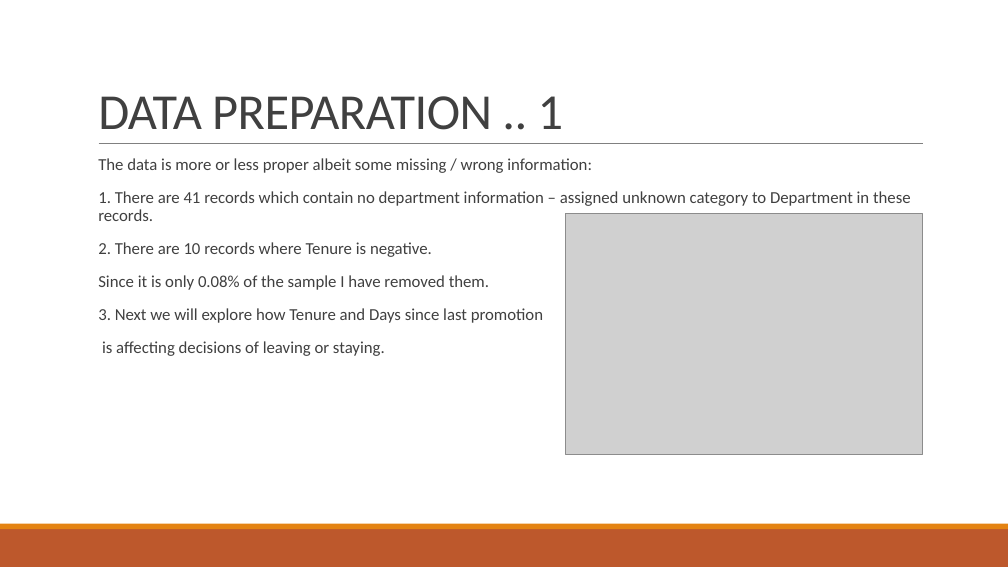
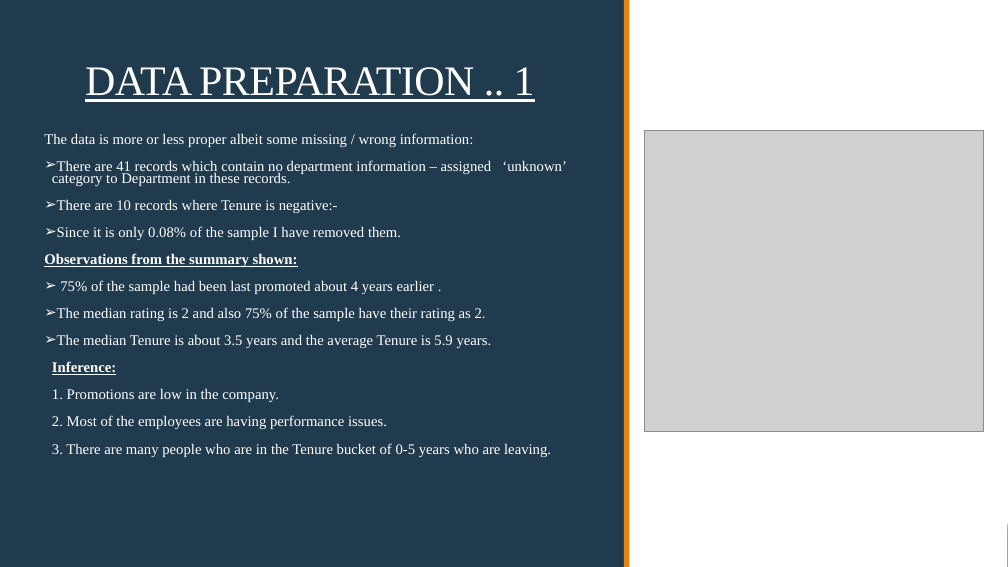
Before and after one commit to shuvayan/EloquentJavascript, a slide deck: slide 4 of HR Analytics – Employee Attrition.pptx. Drawn at 1008x567 pixels with LibreOffice and Linux fonts; fonts in the diff are those of the drawing; grey boxes stand for pictures. Boxes give left, top, right and bottom in pixels: in the first picture for what was removed or moved away, otherwise in the second. Text is boxed around its words. In the diff, an @@ line names an element or a change of style, - is before the commit and + after.

```diff
--- a/HR Analytics – Employee Attrition.pptx
+++ b/HR Analytics – Employee Attrition.pptx
@@ rectangle added at box(0, 0, 1008, 567), fill #FFFFFF @@
@@ rectangle added at box(0, 0, 624, 567), fill #203A4E @@
@@ title "DATA PREPARATION .. 1": place and size @@
-title "DATA PREPARATION .. 1" at box(98, 96, 563, 130)
+title "DATA PREPARATION .. 1" at box(85, 67, 535, 102)
@@ title "DATA PREPARATION .. 1" at box(85, 67, 535, 102): size 48 to 40 pt, font Calibri to Times New Roman, text colour #404040 to #FFFFFF, underline on; alignment left to centre @@
@@ rectangle added at box(624, 0, 629, 567), fill #E48312 @@
@@ text at box(44, 133, 474, 240): size 16 to 14 pt, font Calibri to Times New Roman, text colour #404040 to #FFFFFF in "The data is more or less proper ...", "Since it is only 0.08% of the ..."; bullet   to none; line spacing 0.9 to 0.7; bullet   to ➢; bullet colour #E48312 to #FFFFFF @@
@@ text "The data is more or ...": place and size @@
-text "The data is more or ..." at box(98, 158, 911, 356)
+text "The data is more or ..." at box(44, 133, 567, 457)
@@ line removed from (99, 144) to (923, 144) @@
@@ picture: place and size @@
-picture at box(566, 213, 923, 455)
+picture at box(644, 130, 984, 431)
@@ text at box(52, 160, 567, 213): text changed; size 16 to 14 pt; font Calibri to Times New Roman; text colour #404040 to #FFFFFF @@
-  1. There are 41 records which contain no department information – assigned unknown category to Department in these records.
-  2. There are 10 records where Tenure is negative.
+➢ There are 41 records which contain no department information – assigned ‘unknown’ category to Department in these records.
+➢ There are 10 records where Tenure is negative:-
@@ text at box(44, 253, 551, 457): text changed; size 16 to 14 pt; font Calibri to Times New Roman; text colour #404040 to #FFFFFF @@
-  3. Next we will explore how Tenure and Days since last promotion
-  is affecting decisions of leaving or staying.
+Observations from the summary shown:
+➢ 75% of the sample had been last promoted about 4 years earlier .
+➢ The median rating is 2 and also 75% of the sample have their rating as 2.
+➢ The median Tenure is about 3.5 years and the average Tenure is 5.9 years.
+  Inference:
+  1. Promotions are low in the company.
+  2. Most of the employees are having performance issues.
+  3. There are many people who are in the Tenure bucket of 0-5 years who are leaving.
```
Also in this commit, not shown: 6 other slides changed, 12 slides added, 4 slides removed.
